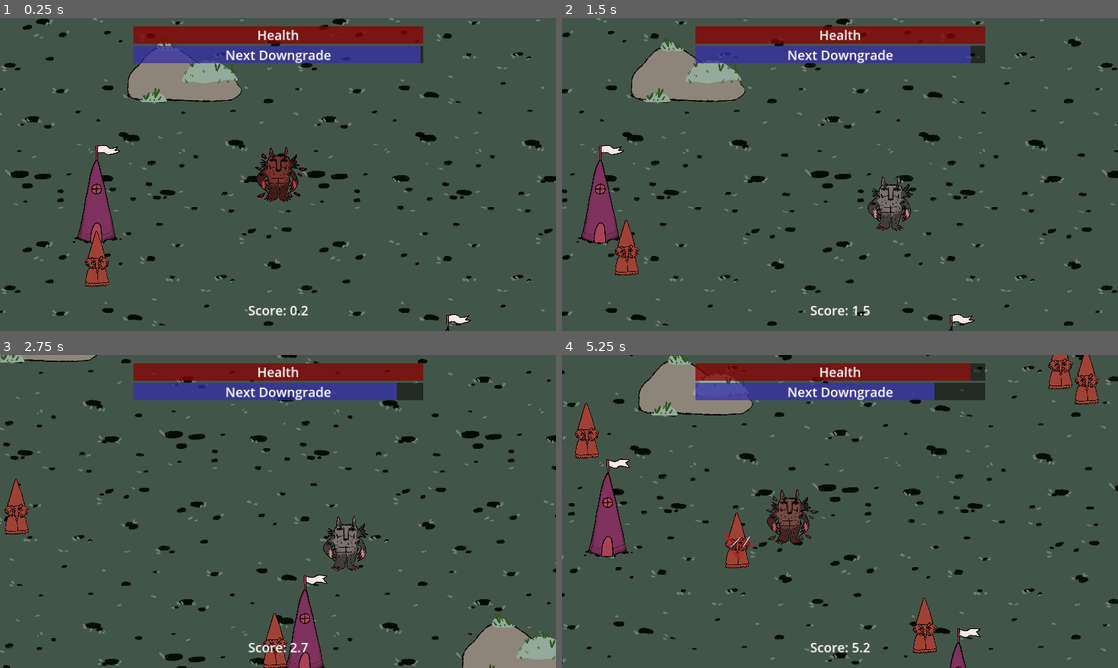
Above: before the commit, frames 1-4 (two rows, left to right).
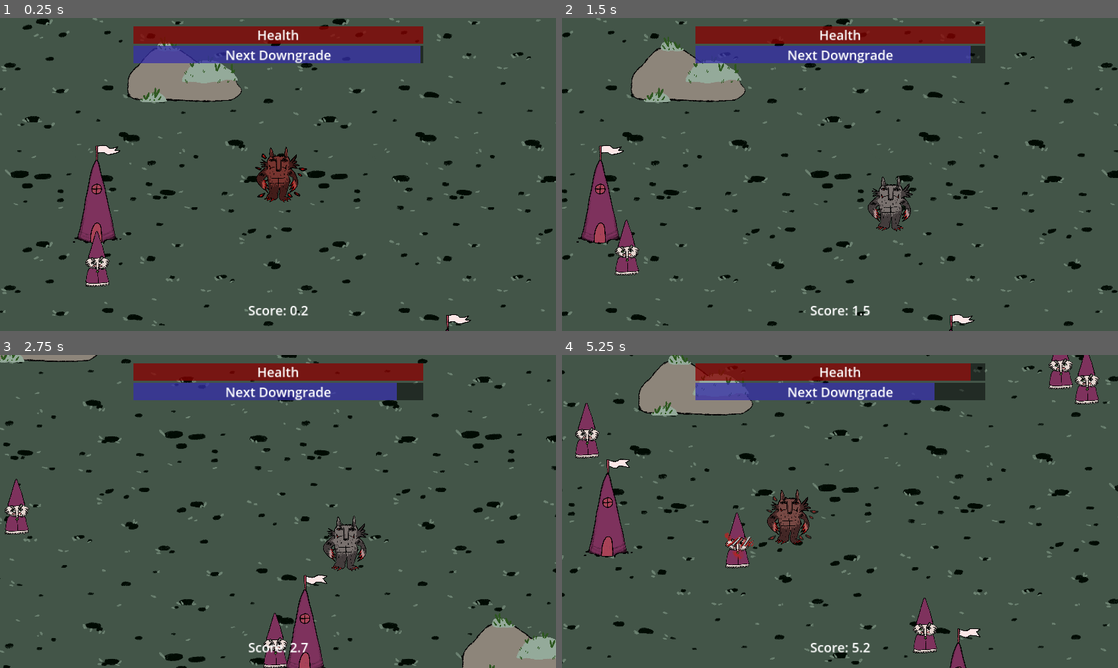
Above: after the commit, the same moments.

Repository: TheJP/GMTKGameJam2023
Game: Godot game, scene res://main.tscn
Two runs of this game, one before a commit and one after it. Both use one fixed random seed, a clock stepped at 60 frames per second and the inputs below.
Inputs (mouse positions are in pixels of both pictures, inside the frame that each line leads up to):
- Up to frame 1 (0.25 s): no input
- Up to frame 2 (1.5 s): move the mouse to (962, 158) at 0.52 s; press the mouse at (962, 158) at 0.53 s; hold D (move_right) 0.53-1.28 s; move the mouse to (728, 190) at 1.27 s; release the mouse at (728, 190) at 1.28 s; hold S (move_down) from 1.28 s (still down); click (728, 190) at 1.35 s
- Up to frame 3 (2.75 s): move the mouse to (333, 442) at 2.02 s; release S (move_down) at 2.03 s; press the mouse at (333, 442) at 2.03 s; hold D (move_right) from 2.03 s (still down)
- Up to frame 4 (5.25 s): move the mouse to (812, 574) at 2.77 s; release D (move_right) at 2.78 s; release the mouse at (812, 574) at 2.78 s; hold W (move_up) 2.78-3.53 s; click (812, 574) at 2.85 s; move the mouse to (1006, 558) at 3.52 s; press the mouse at (1006, 558) at 3.53 s; hold A (move_left) 3.53-5.03 s; move the mouse to (673, 464) at 4.27 s; release the mouse at (673, 464) at 4.28 s; click (673, 464) at 4.35 s; move the mouse to (867, 511) at 5.02 s; press the mouse at (867, 511) at 5.03 s; hold S (move_down) from 5.03 s (still down)

The runs differ from the first frame. In frame 1, 0.5% of the frame differs, in the area x 15-20%, y 68-86%; in frame 2, 0.5%; in frame 3, 0.9%; in frame 4, 2.1%, in the area x 2-97%, y 0-96%.

Commit message:
Made game pause during downgrade picking

Diff:
--- a/GMTKGameJam2023/DowngradeSystem/Downgrades.gd
+++ b/GMTKGameJam2023/DowngradeSystem/Downgrades.gd
@@ -26,18 +26,20 @@
 	%GameUI.change_time($Timer.time_left, $Timer.wait_time)
 
 func _on_downgrade_selected():
+	get_tree().paused = false
 	visible = false
 	num_downgrades += 1
 	if(num_downgrades == 3):
-		$"../../GameCanvasLayer/YSortNode/Player/Sprite2D".set_texture(halfSprite)
+		%Player/Sprite2D.set_texture(halfSprite)
 	if(num_downgrades == 6):
-		$"../../GameCanvasLayer/YSortNode/Player/Sprite2D".set_texture(babySpirte)
+		%Player/Sprite2D.set_texture(babySpirte)
 	emit_signal("downgrade_selection_finished")
 	$Timer.start()
 	for card in $DowngradesContainer.get_children():
 		card.queue_free()
 
 func _on_timer_timeout():
+	get_tree().paused = true
 	visible = true
 	for i in range(3):
 		var card = cards[Random.randi_range(0, cards.size()-1)].instantiate()
--- a/GMTKGameJam2023/Enemy/enemy.tscn
+++ b/GMTKGameJam2023/Enemy/enemy.tscn
@@ -2,7 +2,7 @@
 
 [ext_resource type="Script" path="res://Enemy/enemy.gd" id="1_uefpo"]
 [ext_resource type="PackedScene" uid="uid://c35lb4hpkomqd" path="res://entity/entity.tscn" id="2_dj0ys"]
-[ext_resource type="Texture2D" uid="uid://bn7m6cnvlexvu" path="res://Assets/Enemy/Enemy_A.png" id="3_63ahh"]
+[ext_resource type="Texture2D" uid="uid://deebgn0eqqhkg" path="res://Assets/Enemy/Enemy_A_Attack.png" id="3_41pcs"]
 [ext_resource type="PackedScene" uid="uid://cuiv0xc0vlbr7" path="res://Enemy/attack_enemy.tscn" id="4_xlu0q"]
 [ext_resource type="Script" path="res://Enemy/spawn_corpse.gd" id="5_ku71t"]
 
@@ -20,10 +20,9 @@
 [node name="Entity" parent="." instance=ExtResource("2_dj0ys")]
 
 [node name="Sprite2D" type="Sprite2D" parent="."]
-modulate = Color(1, 0.439216, 0.368627, 1)
 position = Vector2(0, -36)
 scale = Vector2(0.15, 0.15)
-texture = ExtResource("3_63ahh")
+texture = ExtResource("3_41pcs")
 
 [node name="CollisionShape2D" type="CollisionShape2D" parent="."]
 position = Vector2(-1, -11)
@@ -33,7 +32,7 @@
 
 [node name="DeathBehaviour" type="Node" parent="."]
 script = ExtResource("5_ku71t")
-corpse_texture = ExtResource("3_63ahh")
+corpse_texture = ExtResource("3_41pcs")
 
 [node name="DirectionTimer" type="Timer" parent="."]
 wait_time = 0.5
--- a/GMTKGameJam2023/Enemy/enemy_corpse.tscn
+++ b/GMTKGameJam2023/Enemy/enemy_corpse.tscn
@@ -1,6 +1,6 @@
 [gd_scene load_steps=8 format=3 uid="uid://nyar4j337v8u"]
 
-[ext_resource type="Texture2D" uid="uid://bn7m6cnvlexvu" path="res://Assets/Enemy/Enemy_A.png" id="1_vn68c"]
+[ext_resource type="Texture2D" uid="uid://deebgn0eqqhkg" path="res://Assets/Enemy/Enemy_A_Attack.png" id="1_75tvq"]
 [ext_resource type="Texture2D" uid="uid://dh7c0igroi4lt" path="res://Assets/Particles/particle_6.png" id="2_w0d72"]
 [ext_resource type="Texture2D" uid="uid://cnbkix78b10ag" path="res://Assets/Particles/particle_8.png" id="3_26f0p"]
 
@@ -120,9 +120,8 @@
 [node name="EnemyCorpse" type="Sprite2D"]
 modulate = Color(0.168627, 0.168627, 0.168627, 1)
 z_index = -5
-position = Vector2(-1, -24)
 scale = Vector2(0.15, 0.15)
-texture = ExtResource("1_vn68c")
+texture = ExtResource("1_75tvq")
 
 [node name="Container" type="Container" parent="."]
 offset_right = 40.0
--- a/GMTKGameJam2023/entity/entity.gd
+++ b/GMTKGameJam2023/entity/entity.gd
@@ -8,4 +8,3 @@
 func on_health_changed(new_health):
 	health = new_health
 	health_changed.emit(new_health)
-	print(new_health)
--- a/GMTKGameJam2023/main.tscn
+++ b/GMTKGameJam2023/main.tscn
@@ -32,6 +32,7 @@
 y_sort_enabled = true
 
 [node name="Player" parent="GameCanvasLayer/YSortNode" instance=ExtResource("1_yi55a")]
+unique_name_in_owner = true
 position = Vector2(252, 178)
 
 [node name="Buildings" type="Node2D" parent="GameCanvasLayer/YSortNode"]
@@ -1029,6 +1030,7 @@
 layer = 4
 
 [node name="Downgrades" parent="UICanvasLayer" instance=ExtResource("4_odlv1")]
+process_mode = 3
 
 [node name="Timer" type="Timer" parent="UICanvasLayer/Downgrades"]
 wait_time = 30.0
Binary file removed: GMTKGameJam2023/Assets/Enemy/Enemy_A.png
Binary file added: GMTKGameJam2023/Assets/Enemy/Enemy_A_Attack.png
Not shown, changed: GMTKGameJam2023/Assets/Enemy/Enemy_A_Attack.png.import
